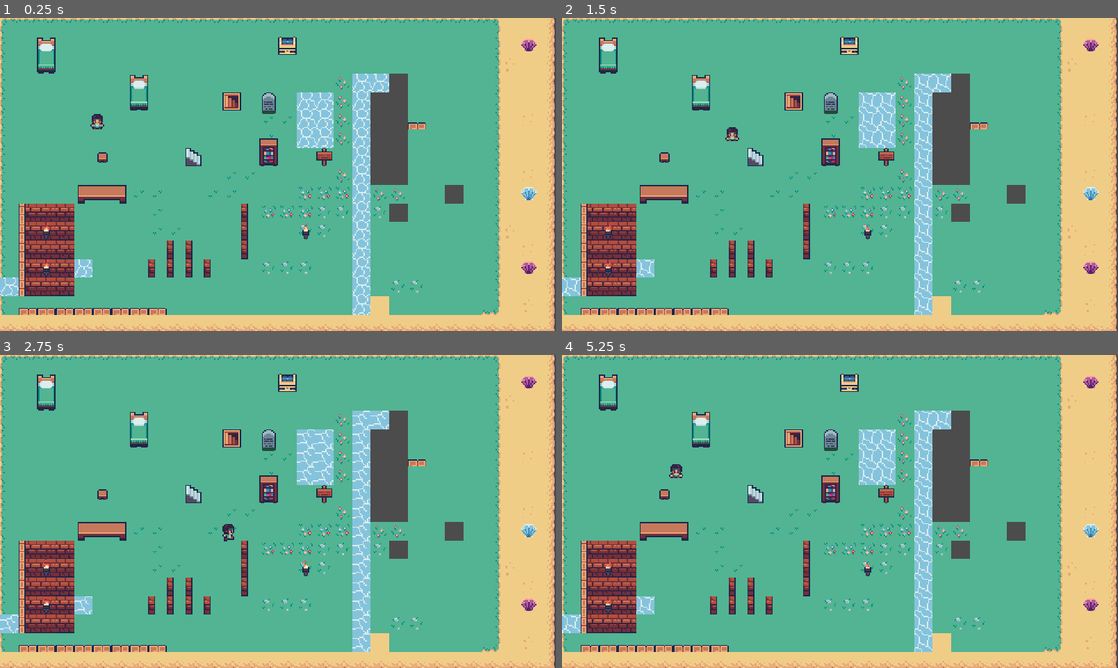
Above: before the commit, frames 1-4 (two rows, left to right).
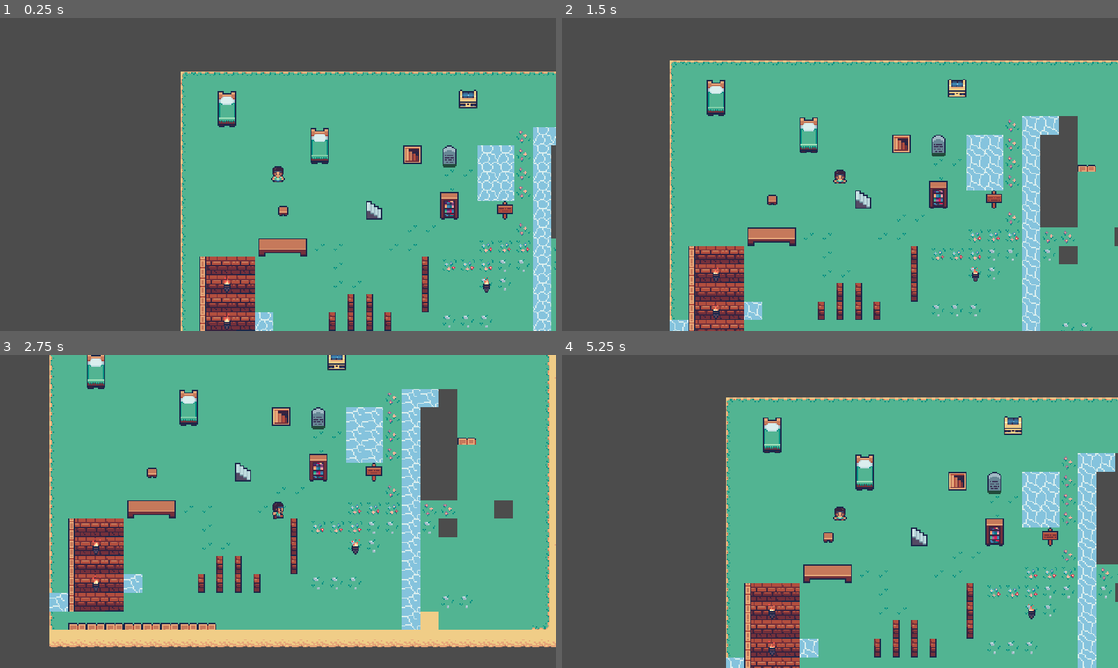
Above: after the commit, the same moments.

Repository: corellasanchez/DungeonCrawlerMini
Game: Godot game, scene res://escena.tscn
Two runs of this game, one before a commit and one after it. Both use one fixed random seed, a clock stepped at 60 frames per second and the inputs below.
Inputs:
- Up to frame 1 (0.25 s): no input
- Up to frame 2 (1.5 s): hold Right (ui_right) 0.53-1.28 s; hold Down (ui_down) from 1.28 s (still down)
- Up to frame 3 (2.75 s): release Down (ui_down) at 2.03 s; hold Right (ui_right) from 2.03 s (still down)
- Up to frame 4 (5.25 s): release Right (ui_right) at 2.78 s; hold Up (ui_up) 2.78-3.53 s; hold Left (ui_left) 3.53-5.03 s; hold Down (ui_down) from 5.03 s (still down)

The runs differ from the first frame. In frame 1, 69% of the frame differs, in the area x 0-100%, y 0-100%; in frame 2, 62%; in frame 3, 50%; in frame 4, 66%.

Commit message:
camera and drift fixed

Diff:
--- a/assets/tiles/suelo.tres
+++ b/assets/tiles/suelo.tres
@@ -1,7 +1,10 @@
-[gd_resource type="TileSet" load_steps=3 format=2]
+[gd_resource type="TileSet" load_steps=4 format=2]
 
 [ext_resource path="res://assets/tiles/tiles.png" type="Texture" id=1]
 [ext_resource path="res://assets/tiles/agua/agua.tres" type="Texture" id=2]
+
+[sub_resource type="ConvexPolygonShape2D" id=1]
+points = PoolVector2Array( 0, 0, 16, 0, 16, 16, 0, 16 )
 
 [resource]
 0/name = "zat1"
@@ -2240,7 +2243,14 @@
 163/navigation_offset = Vector2( 0, 0 )
 163/shape_offset = Vector2( 0, 0 )
 163/shape_transform = Transform2D( 1, 0, 0, 1, 0, 0 )
+163/shape = SubResource( 1 )
 163/shape_one_way = false
-163/shape_one_way_margin = 0.0
-163/shapes = [  ]
+163/shape_one_way_margin = 1.0
+163/shapes = [ {
+"autotile_coord": Vector2( 0, 0 ),
+"one_way": false,
+"one_way_margin": 1.0,
+"shape": SubResource( 1 ),
+"shape_transform": Transform2D( 1, 0, 0, 1, 0, 0 )
+} ]
 163/z_index = 0
--- a/escenas/personaje.gd
+++ b/escenas/personaje.gd
@@ -43,19 +43,20 @@
 		orientacion = 'derecha'
 		animacion.scale.x = 1
 		animacion.play("caminarLado")
+		return
 	if 	Input.is_action_pressed("ui_left") :
 		orientacion = 'izquierda'
 		animacion.scale.x = -1
 		animacion.play("caminarLado")
+		return
 	if 	Input.is_action_pressed("ui_up") :
 		orientacion = 'arriba'
 		animacion.play("caminarArriba")
+		return
 	if 	Input.is_action_pressed("ui_down") :
 		orientacion = 'abajo'
 		animacion.play("caminarAbajo")
-		if (Input.is_action_pressed("ui_left")) :
-			animacion.play("caminarAbajo")
-			return true
+		return
 
 	#descanso
 	if Input.is_action_just_released("ui_right") :
--- a/escenas/personaje.tscn
+++ b/escenas/personaje.tscn
@@ -21,116 +21,116 @@
 region = Rect2( 144, 48, 48, 48 )
 
 [sub_resource type="AtlasTexture" id=5]
+atlas = ExtResource( 1 )
+region = Rect2( 0, 80, 16, 16 )
+
+[sub_resource type="AtlasTexture" id=6]
+atlas = ExtResource( 1 )
+region = Rect2( 16, 80, 16, 16 )
+
+[sub_resource type="AtlasTexture" id=7]
+atlas = ExtResource( 1 )
+region = Rect2( 32, 80, 16, 16 )
+
+[sub_resource type="AtlasTexture" id=8]
+atlas = ExtResource( 1 )
+region = Rect2( 48, 80, 16, 16 )
+
+[sub_resource type="AtlasTexture" id=9]
+atlas = ExtResource( 1 )
+region = Rect2( 64, 80, 16, 16 )
+
+[sub_resource type="AtlasTexture" id=10]
+atlas = ExtResource( 1 )
+region = Rect2( 80, 80, 16, 16 )
+
+[sub_resource type="AtlasTexture" id=11]
+atlas = ExtResource( 1 )
+region = Rect2( 0, 64, 16, 16 )
+
+[sub_resource type="AtlasTexture" id=12]
+atlas = ExtResource( 1 )
+region = Rect2( 16, 64, 16, 16 )
+
+[sub_resource type="AtlasTexture" id=13]
+atlas = ExtResource( 1 )
+region = Rect2( 32, 64, 16, 16 )
+
+[sub_resource type="AtlasTexture" id=14]
+atlas = ExtResource( 1 )
+region = Rect2( 48, 64, 16, 16 )
+
+[sub_resource type="AtlasTexture" id=15]
+atlas = ExtResource( 1 )
+region = Rect2( 64, 64, 16, 16 )
+
+[sub_resource type="AtlasTexture" id=16]
+atlas = ExtResource( 1 )
+region = Rect2( 80, 64, 16, 16 )
+
+[sub_resource type="AtlasTexture" id=17]
 atlas = ExtResource( 2 )
 region = Rect2( 0, 0, 48, 48 )
 
-[sub_resource type="AtlasTexture" id=6]
+[sub_resource type="AtlasTexture" id=18]
 atlas = ExtResource( 2 )
 region = Rect2( 48, 0, 48, 48 )
 
-[sub_resource type="AtlasTexture" id=7]
+[sub_resource type="AtlasTexture" id=19]
 atlas = ExtResource( 2 )
 region = Rect2( 96, 0, 48, 48 )
 
-[sub_resource type="AtlasTexture" id=8]
+[sub_resource type="AtlasTexture" id=20]
 atlas = ExtResource( 2 )
 region = Rect2( 144, 0, 48, 48 )
 
-[sub_resource type="AtlasTexture" id=9]
+[sub_resource type="AtlasTexture" id=21]
+atlas = ExtResource( 1 )
+region = Rect2( 0, 32, 16, 16 )
+
+[sub_resource type="AtlasTexture" id=22]
+atlas = ExtResource( 1 )
+region = Rect2( 16, 32, 16, 16 )
+
+[sub_resource type="AtlasTexture" id=23]
+atlas = ExtResource( 1 )
+region = Rect2( 32, 32, 16, 16 )
+
+[sub_resource type="AtlasTexture" id=24]
+atlas = ExtResource( 1 )
+region = Rect2( 48, 32, 16, 16 )
+
+[sub_resource type="AtlasTexture" id=25]
+atlas = ExtResource( 2 )
+region = Rect2( 0, 96, 48, 48 )
+
+[sub_resource type="AtlasTexture" id=26]
+atlas = ExtResource( 2 )
+region = Rect2( 48, 96, 48, 48 )
+
+[sub_resource type="AtlasTexture" id=27]
+atlas = ExtResource( 2 )
+region = Rect2( 96, 96, 48, 48 )
+
+[sub_resource type="AtlasTexture" id=28]
+atlas = ExtResource( 2 )
+region = Rect2( 144, 96, 48, 48 )
+
+[sub_resource type="AtlasTexture" id=29]
 atlas = ExtResource( 1 )
 region = Rect2( 0, 16, 16, 16 )
 
-[sub_resource type="AtlasTexture" id=10]
+[sub_resource type="AtlasTexture" id=30]
 atlas = ExtResource( 1 )
 region = Rect2( 16, 16, 16, 16 )
 
-[sub_resource type="AtlasTexture" id=11]
+[sub_resource type="AtlasTexture" id=31]
 atlas = ExtResource( 1 )
 region = Rect2( 32, 16, 16, 16 )
 
-[sub_resource type="AtlasTexture" id=12]
+[sub_resource type="AtlasTexture" id=32]
 atlas = ExtResource( 1 )
 region = Rect2( 48, 16, 16, 16 )
-
-[sub_resource type="AtlasTexture" id=13]
-atlas = ExtResource( 1 )
-region = Rect2( 0, 32, 16, 16 )
-
-[sub_resource type="AtlasTexture" id=14]
-atlas = ExtResource( 1 )
-region = Rect2( 16, 32, 16, 16 )
-
-[sub_resource type="AtlasTexture" id=15]
-atlas = ExtResource( 1 )
-region = Rect2( 32, 32, 16, 16 )
-
-[sub_resource type="AtlasTexture" id=16]
-atlas = ExtResource( 1 )
-region = Rect2( 48, 32, 16, 16 )
-
-[sub_resource type="AtlasTexture" id=17]
-atlas = ExtResource( 2 )
-region = Rect2( 0, 96, 48, 48 )
-
-[sub_resource type="AtlasTexture" id=18]
-atlas = ExtResource( 2 )
-region = Rect2( 48, 96, 48, 48 )
-
-[sub_resource type="AtlasTexture" id=19]
-atlas = ExtResource( 2 )
-region = Rect2( 96, 96, 48, 48 )
-
-[sub_resource type="AtlasTexture" id=20]
-atlas = ExtResource( 2 )
-region = Rect2( 144, 96, 48, 48 )
-
-[sub_resource type="AtlasTexture" id=21]
-atlas = ExtResource( 1 )
-region = Rect2( 0, 80, 16, 16 )
-
-[sub_resource type="AtlasTexture" id=22]
-atlas = ExtResource( 1 )
-region = Rect2( 16, 80, 16, 16 )
-
-[sub_resource type="AtlasTexture" id=23]
-atlas = ExtResource( 1 )
-region = Rect2( 32, 80, 16, 16 )
-
-[sub_resource type="AtlasTexture" id=24]
-atlas = ExtResource( 1 )
-region = Rect2( 48, 80, 16, 16 )
-
-[sub_resource type="AtlasTexture" id=25]
-atlas = ExtResource( 1 )
-region = Rect2( 64, 80, 16, 16 )
-
-[sub_resource type="AtlasTexture" id=26]
-atlas = ExtResource( 1 )
-region = Rect2( 80, 80, 16, 16 )
-
-[sub_resource type="AtlasTexture" id=27]
-atlas = ExtResource( 1 )
-region = Rect2( 0, 64, 16, 16 )
-
-[sub_resource type="AtlasTexture" id=28]
-atlas = ExtResource( 1 )
-region = Rect2( 16, 64, 16, 16 )
-
-[sub_resource type="AtlasTexture" id=29]
-atlas = ExtResource( 1 )
-region = Rect2( 32, 64, 16, 16 )
-
-[sub_resource type="AtlasTexture" id=30]
-atlas = ExtResource( 1 )
-region = Rect2( 48, 64, 16, 16 )
-
-[sub_resource type="AtlasTexture" id=31]
-atlas = ExtResource( 1 )
-region = Rect2( 64, 64, 16, 16 )
-
-[sub_resource type="AtlasTexture" id=32]
-atlas = ExtResource( 1 )
-region = Rect2( 80, 64, 16, 16 )
 
 [sub_resource type="AtlasTexture" id=33]
 atlas = ExtResource( 1 )
@@ -179,35 +179,35 @@
 "name": "atacarAbajo",
 "speed": 8.0
 }, {
-"frames": [ SubResource( 5 ), SubResource( 6 ), SubResource( 7 ), SubResource( 8 ) ],
+"frames": [ SubResource( 5 ), SubResource( 6 ), SubResource( 7 ), SubResource( 8 ), SubResource( 9 ), SubResource( 10 ) ],
+"loop": true,
+"name": "caminarLado",
+"speed": 12.0
+}, {
+"frames": [ SubResource( 11 ), SubResource( 12 ), SubResource( 13 ), SubResource( 14 ), SubResource( 15 ), SubResource( 16 ) ],
+"loop": true,
+"name": "caminarArriba",
+"speed": 12.0
+}, {
+"frames": [ SubResource( 17 ), SubResource( 18 ), SubResource( 19 ), SubResource( 20 ) ],
 "loop": true,
 "name": "atacarArriba",
 "speed": 8.0
 }, {
-"frames": [ SubResource( 9 ), SubResource( 10 ), SubResource( 11 ), SubResource( 12 ) ],
+"frames": [ SubResource( 21 ), SubResource( 22 ), SubResource( 23 ), SubResource( 24 ) ],
+"loop": true,
+"name": "descansoLado",
+"speed": 4.0
+}, {
+"frames": [ SubResource( 25 ), SubResource( 26 ), SubResource( 27 ), SubResource( 28 ) ],
+"loop": true,
+"name": "atacarLado",
+"speed": 8.0
+}, {
+"frames": [ SubResource( 29 ), SubResource( 30 ), SubResource( 31 ), SubResource( 32 ) ],
 "loop": true,
 "name": "descansoArriba",
 "speed": 4.0
-}, {
-"frames": [ SubResource( 13 ), SubResource( 14 ), SubResource( 15 ), SubResource( 16 ) ],
-"loop": true,
-"name": "descansoLado",
-"speed": 4.0
-}, {
-"frames": [ SubResource( 17 ), SubResource( 18 ), SubResource( 19 ), SubResource( 20 ) ],
-"loop": true,
-"name": "atacarLado",
-"speed": 8.0
-}, {
-"frames": [ SubResource( 21 ), SubResource( 22 ), SubResource( 23 ), SubResource( 24 ), SubResource( 25 ), SubResource( 26 ) ],
-"loop": true,
-"name": "caminarLado",
-"speed": 12.0
-}, {
-"frames": [ SubResource( 27 ), SubResource( 28 ), SubResource( 29 ), SubResource( 30 ), SubResource( 31 ), SubResource( 32 ) ],
-"loop": true,
-"name": "caminarArriba",
-"speed": 12.0
 }, {
 "frames": [ SubResource( 33 ), SubResource( 34 ), SubResource( 35 ), SubResource( 36 ) ],
 "loop": true,
@@ -230,8 +230,10 @@
 position = Vector2( 0, -0.198423 )
 frames = SubResource( 43 )
 animation = "descansoAbajo"
-frame = 1
 playing = true
 
 [node name="CollisionShape2D" type="CollisionShape2D" parent="."]
 shape = SubResource( 44 )
+
+[node name="Camera2D" type="Camera2D" parent="."]
+current = true
Binary file added: assets/ejemplo mapas/pop-culture-maps.jpeg
Not shown, added: assets/ejemplo mapas/pop-culture-maps.jpeg.import
